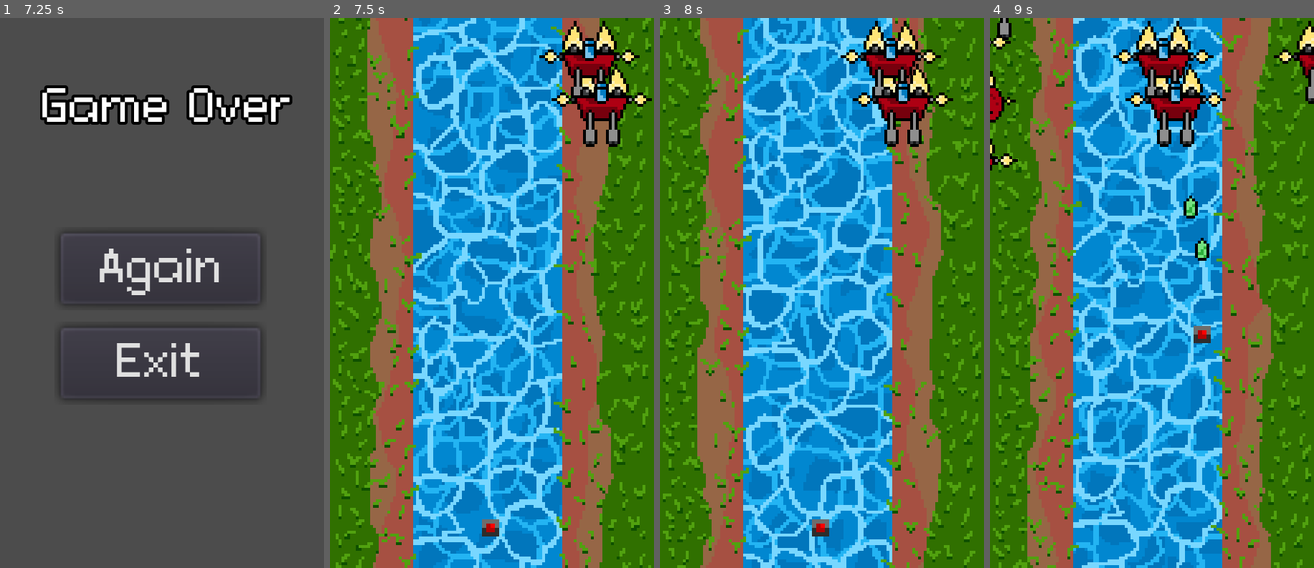
Above: before the commit, frames 1-4 (left to right).
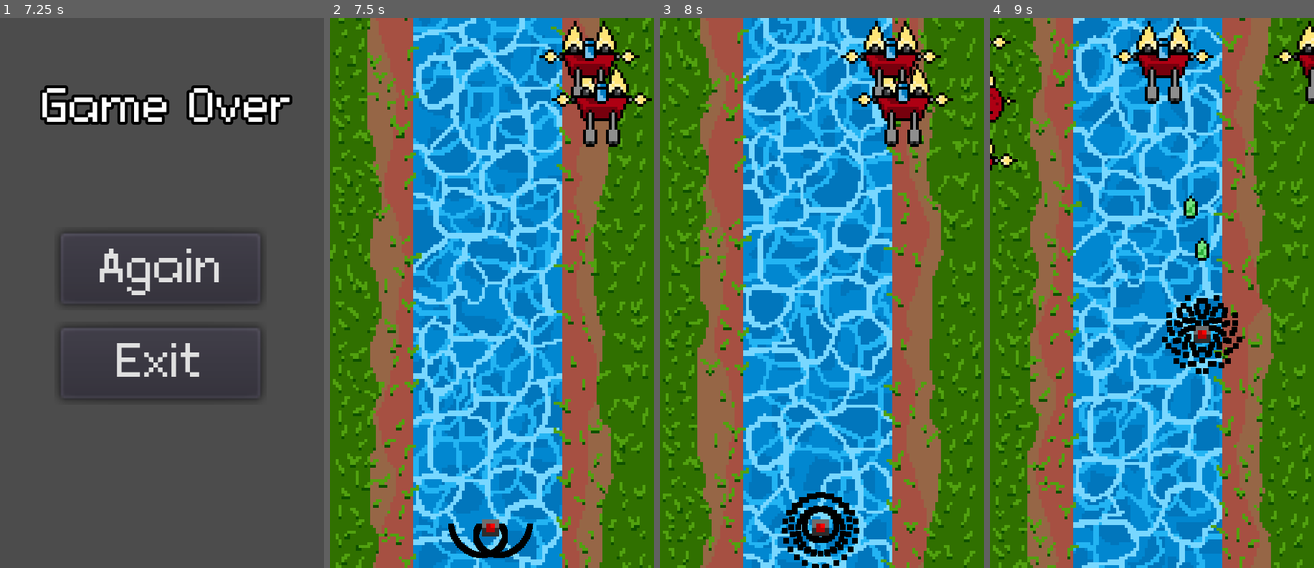
Above: after the commit, the same moments.

Repository: Fl0xy/LD44_Your_life_is_currency
Game: Godot game, scene res://scenes/start.tscn
The game is run twice, just before and just after one commit, with the same random seed, the same clock (stepped at 60 frames per second) and the same inputs.
Inputs:
- Up to frame 1 (7.25 s): click "Start" at 0.5 s; tap Enter (ui_accept) at 1.25, 1.52, 2.27, 3.77, 4.52, 5.27, 6.77 s; hold D (right) 1.28-2.03 s; tap Space (fire) every 0.75 s from 1.35 to 6.6 s; hold S (down) 2.03-2.78 s; hold D (right) 2.78-3.53 s; hold Up (ui_up) 3.53-4.28 s; hold A (left) 4.28-5.78 s; hold S (down) 5.78-6.53 s; hold D (right) from 6.53 s (still down)
- Up to frame 2 (7.5 s): release D (right) at 7.25 s; click "Again" at 7.25 s
- Up to frame 3 (8 s): no input
- Up to frame 4 (9 s): hold Up (ui_up) 8.03-8.78 s; tap Space (fire) at 8.1, 8.85 s; tap Enter (ui_accept) at 8.27 s; hold D (right) from 8.78 s (still down)

Frame 1 is identical in both runs. In frame 2, 0.7% of the frame differs, in the area x 36-63%, y 91-99%; in frame 3, 1.4%; in frame 4, 3.2%, in the area x 2-78%, y 0-65%.

Commit message:
redid bug fix of try again button

Diff:
--- a/scenes/gameOver.gd
+++ b/scenes/gameOver.gd
@@ -9,8 +9,8 @@
 	pass # Replace with function body.
 
 func _on_Button2_pressed():
-	get_tree().change_scene("res://scenes/main.tscn")
-
+	#get_tree().change_scene("res://scenes/main.tscn")
+	global.GameStart()
 
 func _on_Button_pressed():
 	get_tree().quit()
--- a/scenes/gameOver.tscn
+++ b/scenes/gameOver.tscn
@@ -44,6 +44,5 @@
 margin_bottom = 100.0
 custom_fonts/font = SubResource( 3 )
 text = "Again"
-
 [connection signal="pressed" from="Button" to="." method="_on_Button_pressed"]
 [connection signal="pressed" from="Button2" to="." method="_on_Button2_pressed"]
